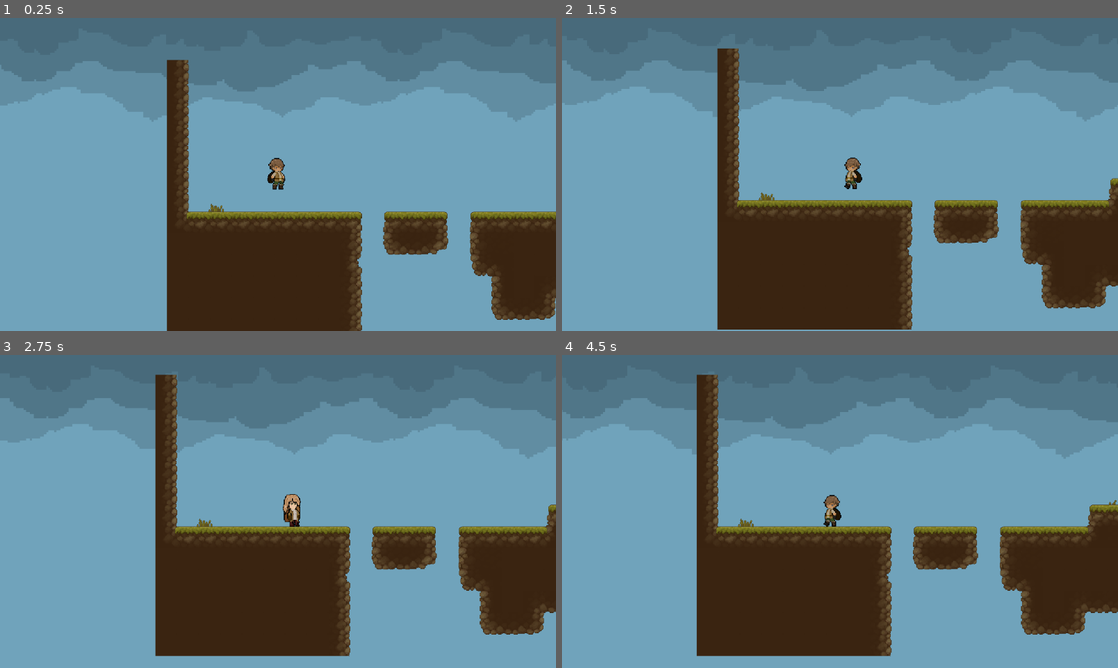
Above: before the commit, frames 1-4 (two rows, left to right).
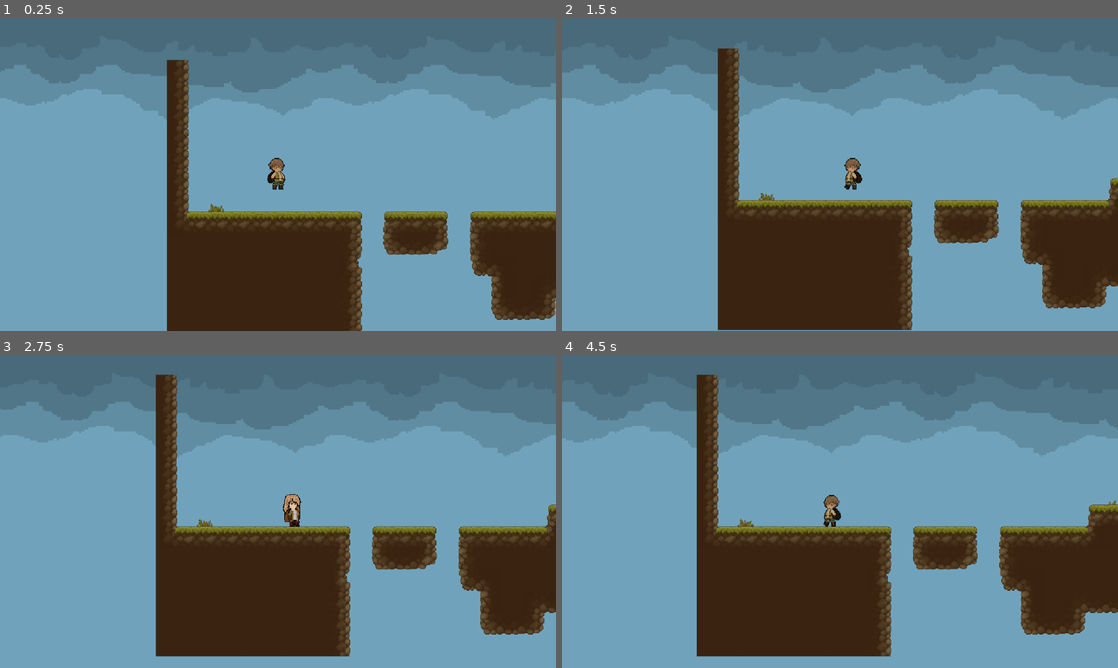
Above: after the commit, the same moments.

Repository: Evangelische-Zinzendorfschulen-Herrnhut/Platformer10-2
Game: Godot game, scene res://level/level.tscn
Same seed, same stepped clock (60 frames per second), same inputs: the game is played once before the commit and once after it.
Inputs:
- Up to frame 1 (0.25 s): no input
- Up to frame 2 (1.5 s): hold D (right) 0.53-1.28 s; tap Up (change_skin) at 0.6, 1.35 s; tap Space (jump) at 0.77 s; hold A (left) from 1.28 s (still down)
- Up to frame 3 (2.75 s): tap Space (jump) at 1.52 s; release A (left) at 2.03 s; hold D (right) from 2.03 s (still down); tap Up (change_skin) at 2.1 s
- Up to frame 4 (4.5 s): tap Up (change_skin) at 2.85, 3.6, 4.35 s; tap Space (jump) at 3.02, 3.77 s; release D (right) at 3.53 s; hold A (left) from 3.53 s (still down)

The runs differ from the first frame. In frame 1, 2.7% of the frame differs, in the area x 0-100%, y 13-100%; in frame 2, 3.2%, in the area x 0-100%, y 9-100%; in frame 3, 3.2%; in frame 4, 3.1%.

Commit message:
Render Fix, Background skaliert, anderes Logo

Diff:
--- a/level/level.tscn
+++ b/level/level.tscn
@@ -2655,7 +2655,8 @@
 [node name="Background_Sky" type="Sprite2D" parent="Player"]
 z_index = -1
 texture_repeat = 2
-position = Vector2(16, -96)
+position = Vector2(16, -97)
+scale = Vector2(0.9, 0.9)
 texture = ExtResource("4_ktfr2")
 region_enabled = true
 region_rect = Rect2(0, 0, 1000, 300)
@@ -2663,7 +2664,8 @@
 [node name="Background_2" type="Sprite2D" parent="Player"]
 modulate = Color(0.4392157, 0.6392157, 0.73333335, 1)
 z_index = -1
-position = Vector2(16, 204)
+position = Vector2(16, 173)
+scale = Vector2(0.9, 0.9)
 texture = ExtResource("5_44x8d")
 region_enabled = true
 region_rect = Rect2(0, 0, 1000, 300)
--- a/project.godot
+++ b/project.godot
@@ -14,8 +14,8 @@
 run/main_scene="uid://2vvep7bqnr1r"
 config/features=PackedStringArray("4.5", "GL Compatibility")
 boot_splash/use_filter=false
-boot_splash/image="uid://ckb1dhpjqm357"
-config/icon="uid://ckb1dhpjqm357"
+boot_splash/image="uid://brhmnksrywtdn"
+config/icon="uid://dqj3qxd7byn6c"
 boot_splash/minimum_display_time=1500
 
 [display]
@@ -54,4 +54,3 @@
 textures/canvas_textures/default_texture_filter=0
 renderer/rendering_method="gl_compatibility"
 renderer/rendering_method.mobile="gl_compatibility"
-2d/snap/snap_2d_transforms_to_pixel=true
Binary file added: assets/logo_head_clean.png
Binary file changed: assets/player_m.png
Not shown, changed: assets/player_m.png.import
